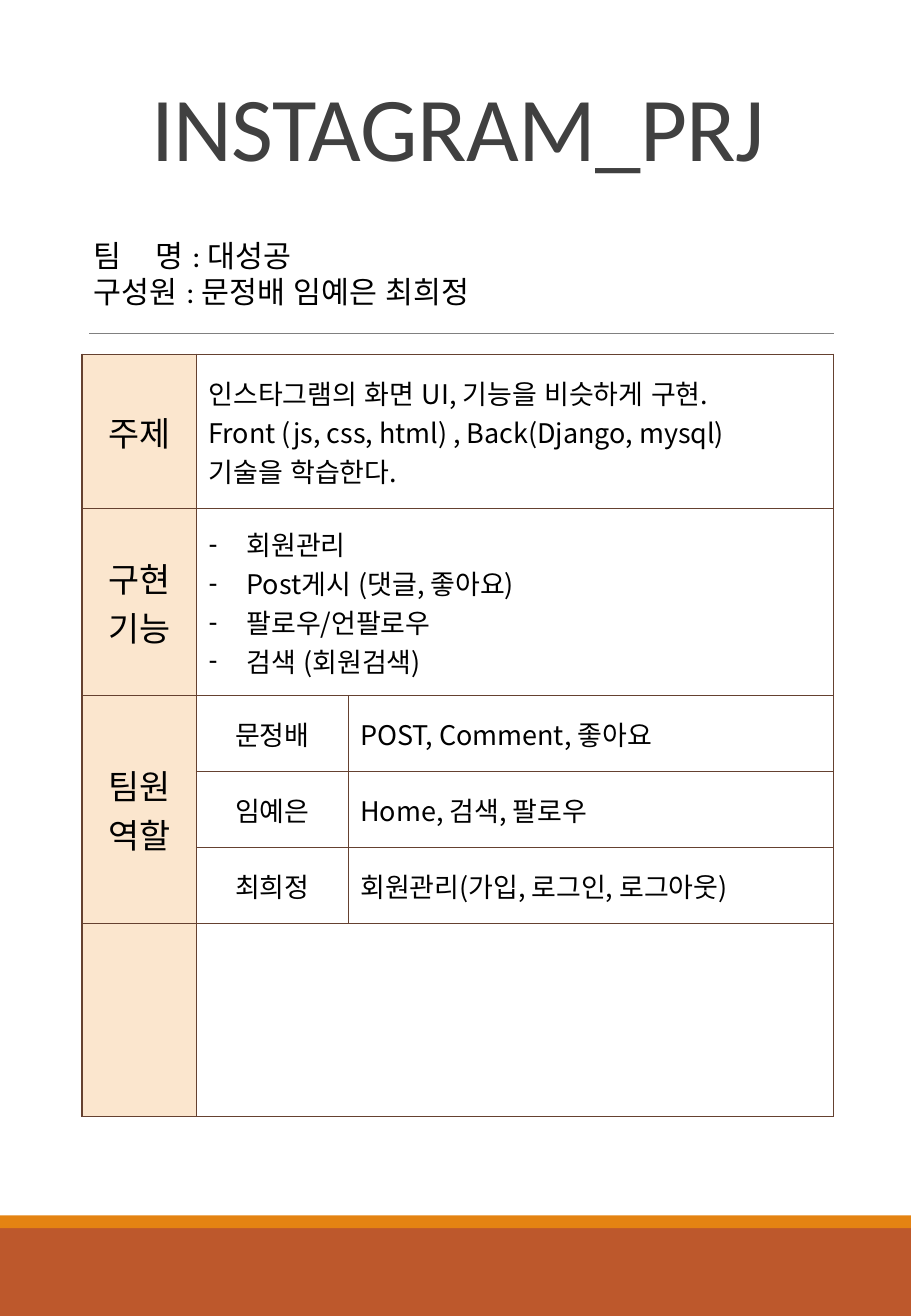
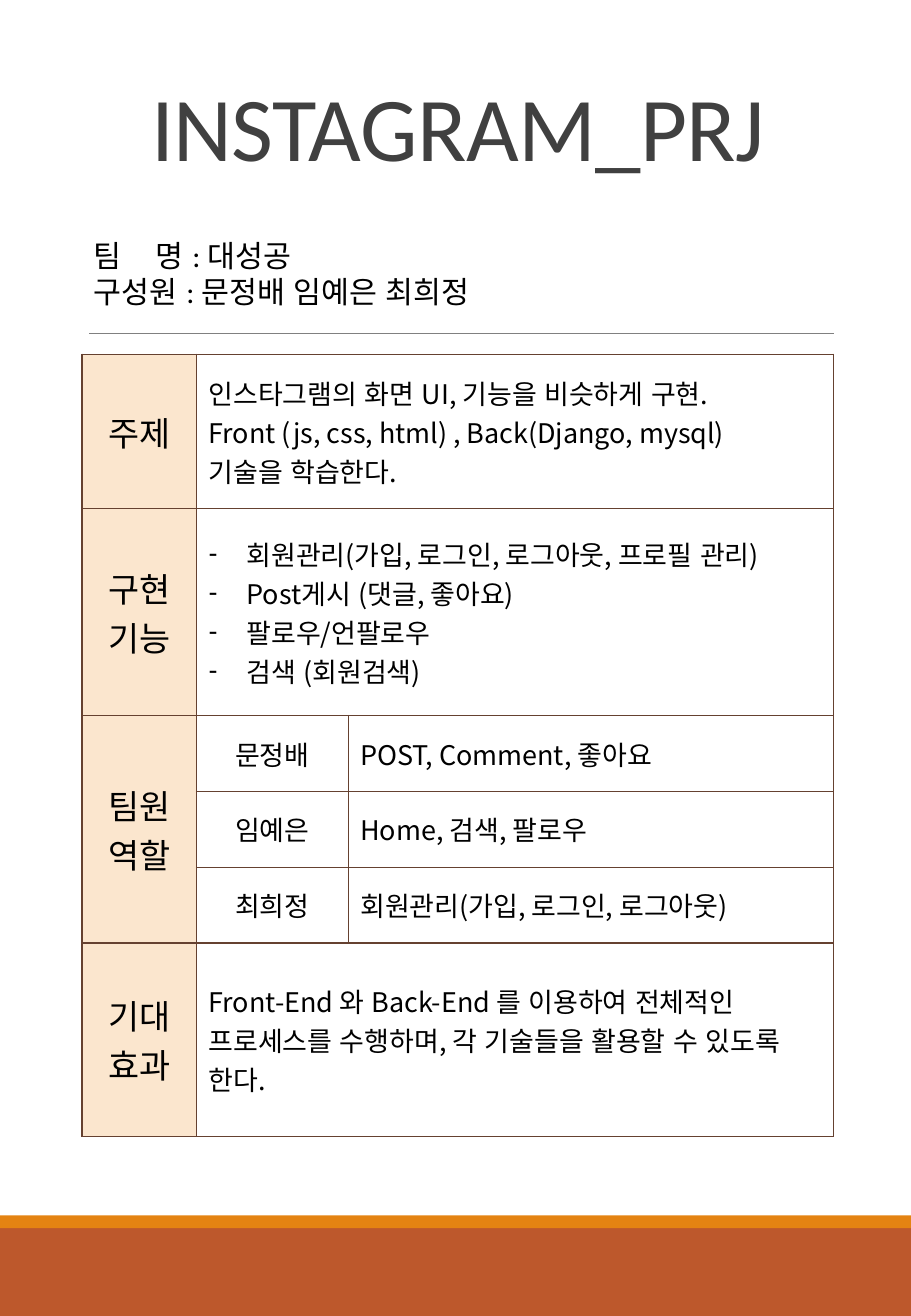
Before and after one commit to jjunga1203/instagram_prj, a slide deck: slide 1 of 프로젝트 산출물/대성공_기획서.pptx. Drawn at 911x1316 pixels with LibreOffice and Linux fonts; fonts in the diff are those of the drawing. Boxes give left, top, right and bottom in pixels: in the first picture for what was removed or moved away, otherwise in the second. Text is boxed around its words. In the diff, an @@ line names an element or a change of style, - is before the commit and + after.

```diff
--- a/프로젝트 산출물/대성공_기획서.pptx
+++ b/프로젝트 산출물/대성공_기획서.pptx
@@ table at box(83, 353, 834, 1116) @@
-row 2, column 2: 회원관리 / Post게시 (댓글, 좋아요) / 팔로우/언팔로우 / 검색 (회원검색)
+row 2, column 2: 회원관리(가입, 로그인, 로그아웃, 프로필 관리) / Post게시 (댓글, 좋아요) / 팔로우/언팔로우 / 검색 (회원검색)
-row 6, column 1: 
+row 6, column 1: 기대효과
-row 6, column 2: 
+row 6, column 2: Front-End 와 Back-End 를 이용하여 전체적인 프로세스를 수행하며, 각 기술들을 활용할 수 있도록 한다.
```
Also in this commit, not shown: 11 other files.
